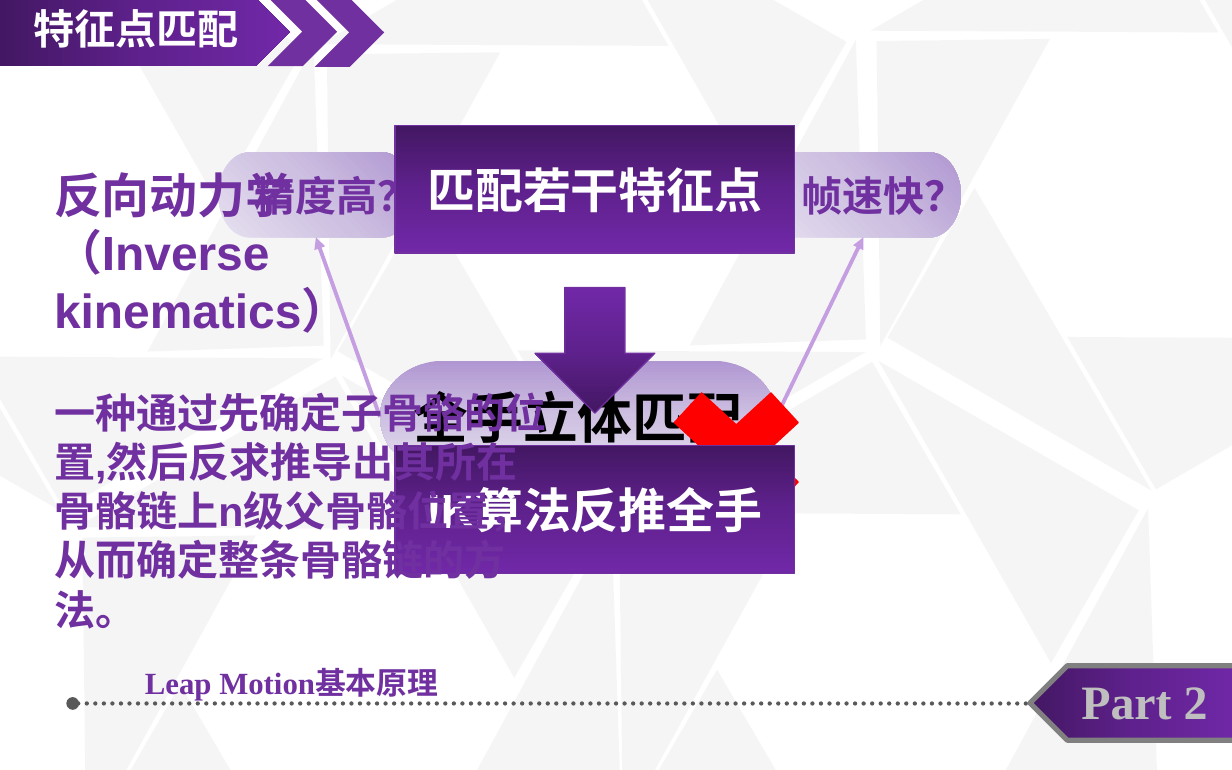
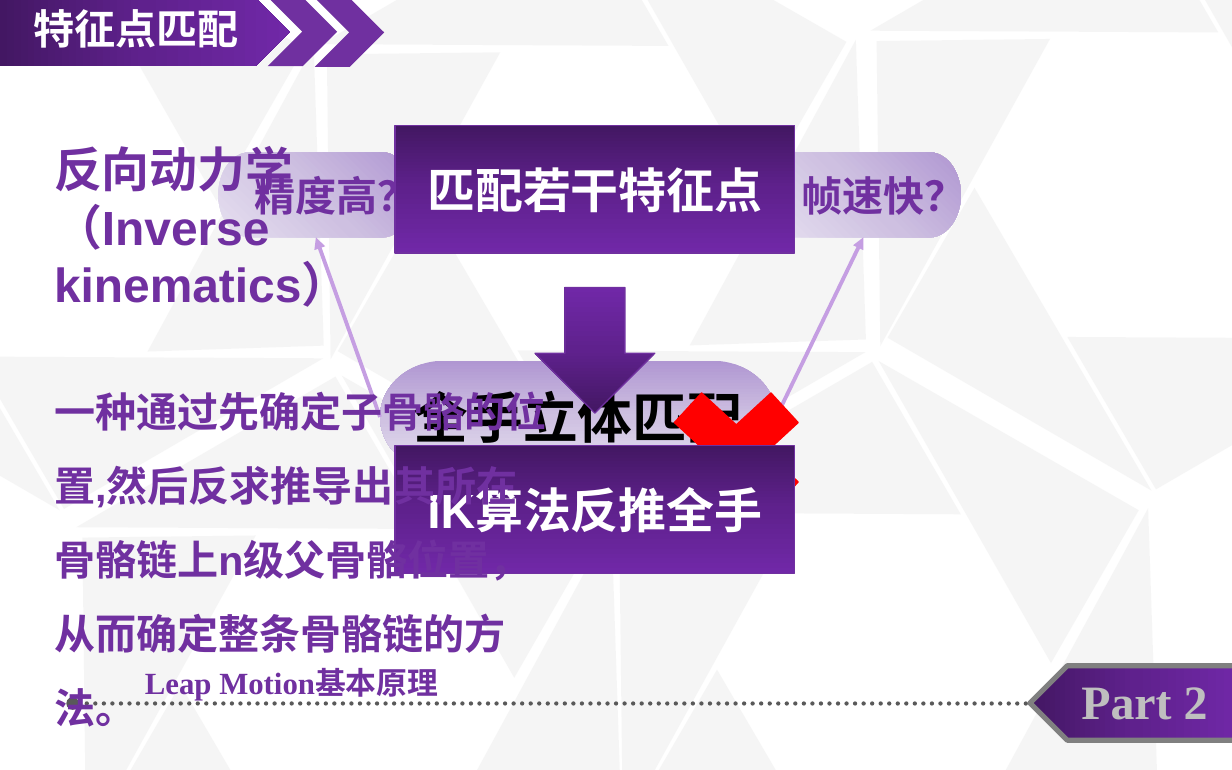
Before and after one commit to taixihuase/LeapMotion, a slide deck: slide 12 of Assets/Documents/毕业设计答辩.pptx. Drawn at 1232x770 pixels with LibreOffice and Linux fonts; fonts in the diff are those of the drawing. Boxes give left, top, right and bottom in pixels: in the first picture for what was removed or moved away, otherwise in the second. Text is boxed around its words. In the diff, an @@ line names an element or a change of style, - is before the commit and + after.

```diff
--- a/Assets/Documents/毕业设计答辩.pptx
+++ b/Assets/Documents/毕业设计答辩.pptx
@@ text "反向动力学": place and size @@
-text "反向动力学" at (54,163,547,629)
+text "反向动力学" at (54,146,547,727)
@@ text at (54,385,547,727): line spacing 1 to 1.5 @@
```
Also in this commit, not shown: 4 other slides changed, 21 slides added, 2 slides removed, 1 other file.
